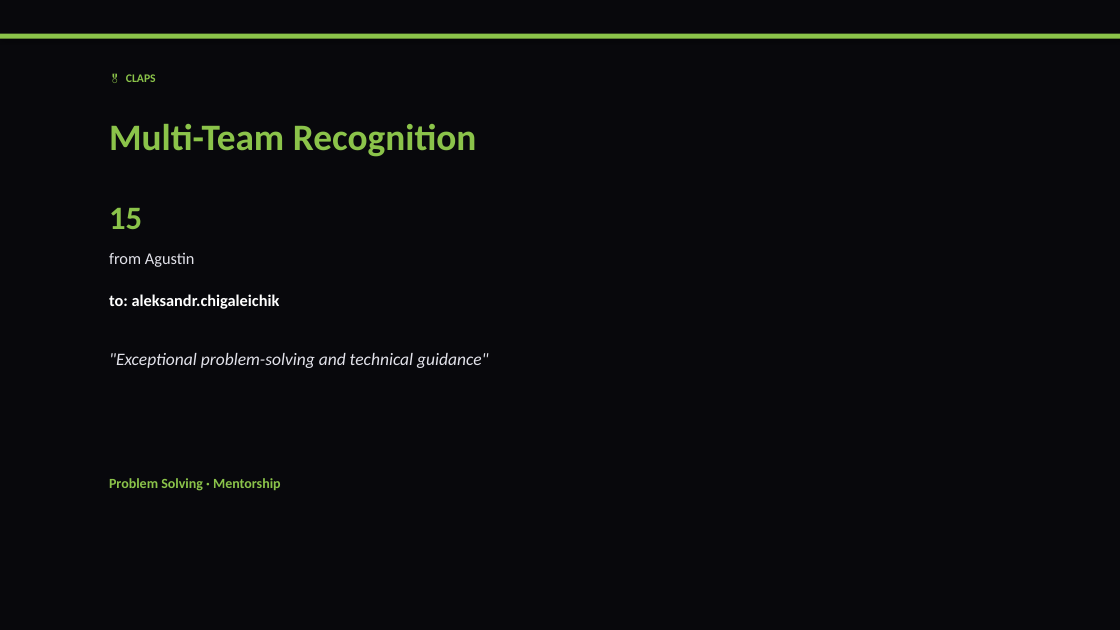
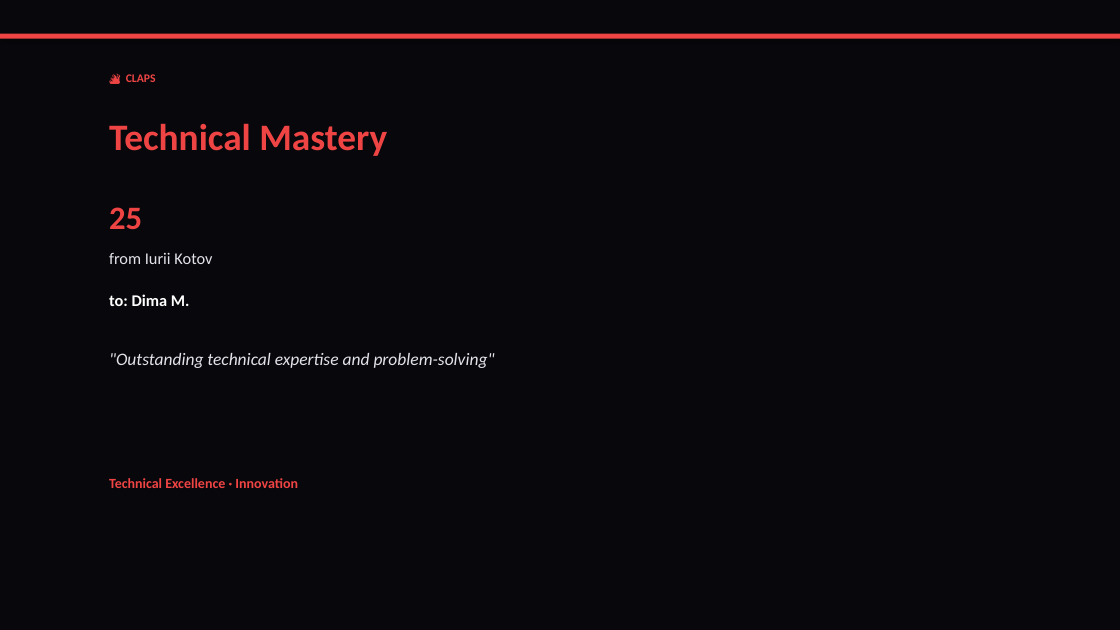
Before and after one commit to liliyagarifullina-maker/appodeal-pulse, a slide deck: slide 14 of data/archive/pulse_2026-03-14.pptx (slide 13 before the commit). Drawn at 1120x630 pixels with LibreOffice and Linux fonts; fonts in the diff are those of the drawing. Boxes give left, top, right and bottom in pixels: in the first picture for what was removed or moved away, otherwise in the second. Text is boxed around its words. In the diff, an @@ line names an element or a change of style, - is before the commit and + after.

```diff
--- a/data/archive/pulse_2026-03-14.pptx
+++ b/data/archive/pulse_2026-03-14.pptx
@@ rectangle at bbox=[0, 34, 1120, 39]: fill #8BC34A to #EF4444 @@
@@ text at bbox=[126, 74, 156, 82]: text changed; text colour #8BC34A to #EF4444 @@
-🎖️ CLAPS
+🔥 CLAPS
@@ text at bbox=[109, 123, 387, 156]: text changed; text colour #8BC34A to #EF4444 @@
-Multi-Team Recognition
+Technical Mastery
@@ text at bbox=[109, 207, 142, 230]: text changed; text colour #8BC34A to #EF4444 @@
-15
+25
@@ text at bbox=[109, 253, 212, 264]: text changed @@
-from Agustin
+from Iurii Kotov
@@ text at bbox=[109, 294, 190, 306]: text changed @@
-to: aleksandr.chigaleichik
+to: Dima M.
@@ text at bbox=[109, 353, 495, 368]: text changed @@
-"Exceptional problem-solving and technical guidance"
+"Outstanding technical expertise and problem-solving"
@@ text at bbox=[109, 478, 298, 488]: text changed; text colour #8BC34A to #EF4444 @@
-Problem Solving · Mentorship
+Technical Excellence · Innovation
```
Also in this commit, not shown: 13 other slides changed, 5 slides added, 3 slides removed, 2 other files.
